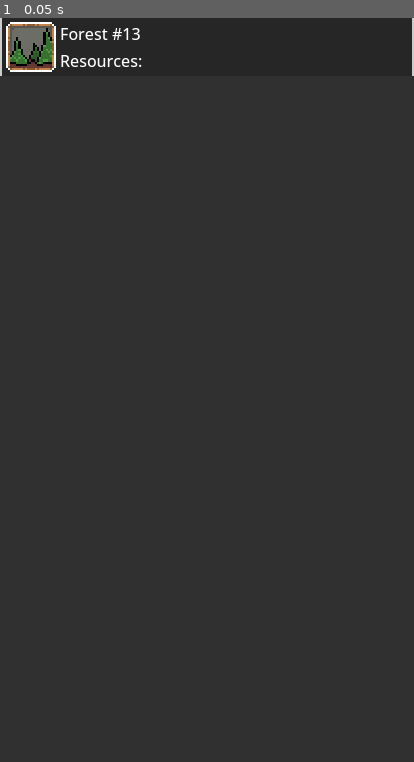
Above: before the commit, frame 1.
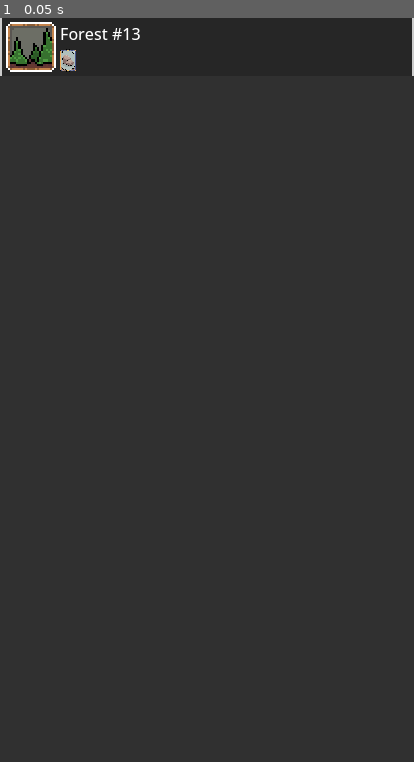
Above: after the commit, the same moment.

Repository: meguroneko/cardvival
Game: Godot game, scene res://gui/workspaces/workspace_center.tscn
Two runs of this game, one before a commit and one after it. Both use one fixed random seed, a clock stepped at 60 frames per second and the inputs below. This scene is started directly instead of the project's main scene.
Inputs:
- Up to frame 1 (0.05 s): no input

The runs differ from the first frame. In frame 1, 0.2% of the frame differs, in the area x 14-35%, y 4-8%.

Commit message:
Fix workspace design

Diff:
--- a/gui/workspaces/workspace_center.tscn
+++ b/gui/workspaces/workspace_center.tscn
@@ -1,7 +1,8 @@
-[gd_scene load_steps=5 format=3 uid="uid://c0c1cff4b001y"]
+[gd_scene load_steps=6 format=3 uid="uid://c0c1cff4b001y"]
 
 [ext_resource type="Script" path="res://gui/workspaces/workspace.gd" id="1_6xsuj"]
 [ext_resource type="Texture2D" uid="uid://b74fctfgsh0vh" path="res://gui/workspaces/textures/forest/icon.png" id="2_v3iti"]
+[ext_resource type="Texture2D" uid="uid://w021gaihn5pd" path="res://cards/textures/resources/cobblestone.png" id="3_sxvrf"]
 
 [sub_resource type="StyleBoxFlat" id="StyleBoxFlat_qn6rf"]
 content_margin_left = 6.0
@@ -26,7 +27,7 @@
 layout_mode = 2
 
 [node name="TextureRect" type="TextureRect" parent="HBoxContainer"]
-custom_minimum_size = Vector2(46, 46)
+custom_minimum_size = Vector2(50, 50)
 layout_mode = 2
 texture = ExtResource("2_v3iti")
 expand_mode = 3
@@ -48,14 +49,22 @@
 label_settings = SubResource("LabelSettings_1xj4n")
 
 [node name="HBoxContainer2" type="HBoxContainer" parent="HBoxContainer/VBoxContainer"]
+custom_minimum_size = Vector2(23, 23)
 layout_mode = 2
 
 [node name="Label" type="Label" parent="HBoxContainer/VBoxContainer/HBoxContainer2"]
+visible = false
 layout_mode = 2
 text = "Resources:"
 
 [node name="Resources" type="HBoxContainer" parent="HBoxContainer/VBoxContainer/HBoxContainer2"]
+custom_minimum_size = Vector2(16, 16)
 layout_mode = 2
+
+[node name="TextureRect" type="TextureRect" parent="HBoxContainer/VBoxContainer/HBoxContainer2/Resources"]
+layout_mode = 2
+texture = ExtResource("3_sxvrf")
+expand_mode = 3
 
 [node name="Button" type="Button" parent="."]
 modulate = Color(1, 1, 1, 0)
--- a/gui/workspaces/workspace_down.tscn
+++ b/gui/workspaces/workspace_down.tscn
@@ -29,7 +29,7 @@
 layout_mode = 2
 
 [node name="TextureRect" type="TextureRect" parent="HBoxContainer"]
-custom_minimum_size = Vector2(46, 46)
+custom_minimum_size = Vector2(50, 50)
 layout_mode = 2
 texture = ExtResource("2_yddal")
 expand_mode = 3
@@ -51,13 +51,16 @@
 label_settings = SubResource("LabelSettings_1oyi4")
 
 [node name="HBoxContainer2" type="HBoxContainer" parent="HBoxContainer/VBoxContainer"]
+custom_minimum_size = Vector2(23, 23)
 layout_mode = 2
 
 [node name="Label" type="Label" parent="HBoxContainer/VBoxContainer/HBoxContainer2"]
+visible = false
 layout_mode = 2
 text = "Resources:"
 
 [node name="Resources" type="HBoxContainer" parent="HBoxContainer/VBoxContainer/HBoxContainer2"]
+custom_minimum_size = Vector2(23, 23)
 layout_mode = 2
 
 [node name="Button" type="Button" parent="."]
--- a/gui/workspaces/workspace_up.tscn
+++ b/gui/workspaces/workspace_up.tscn
@@ -18,6 +18,7 @@
 [sub_resource type="LabelSettings" id="LabelSettings_o4vjm"]
 
 [node name="PanelContainer" type="PanelContainer"]
+custom_minimum_size = Vector2(23, 23)
 anchors_preset = 10
 anchor_right = 1.0
 grow_horizontal = 2
@@ -29,7 +30,7 @@
 layout_mode = 2
 
 [node name="TextureRect" type="TextureRect" parent="HBoxContainer"]
-custom_minimum_size = Vector2(46, 46)
+custom_minimum_size = Vector2(50, 50)
 layout_mode = 2
 texture = ExtResource("2_84u78")
 expand_mode = 3
@@ -51,9 +52,11 @@
 label_settings = SubResource("LabelSettings_o4vjm")
 
 [node name="HBoxContainer2" type="HBoxContainer" parent="HBoxContainer/VBoxContainer"]
+custom_minimum_size = Vector2(23, 23)
 layout_mode = 2
 
 [node name="Label" type="Label" parent="HBoxContainer/VBoxContainer/HBoxContainer2"]
+visible = false
 layout_mode = 2
 text = "Resources:"
 
